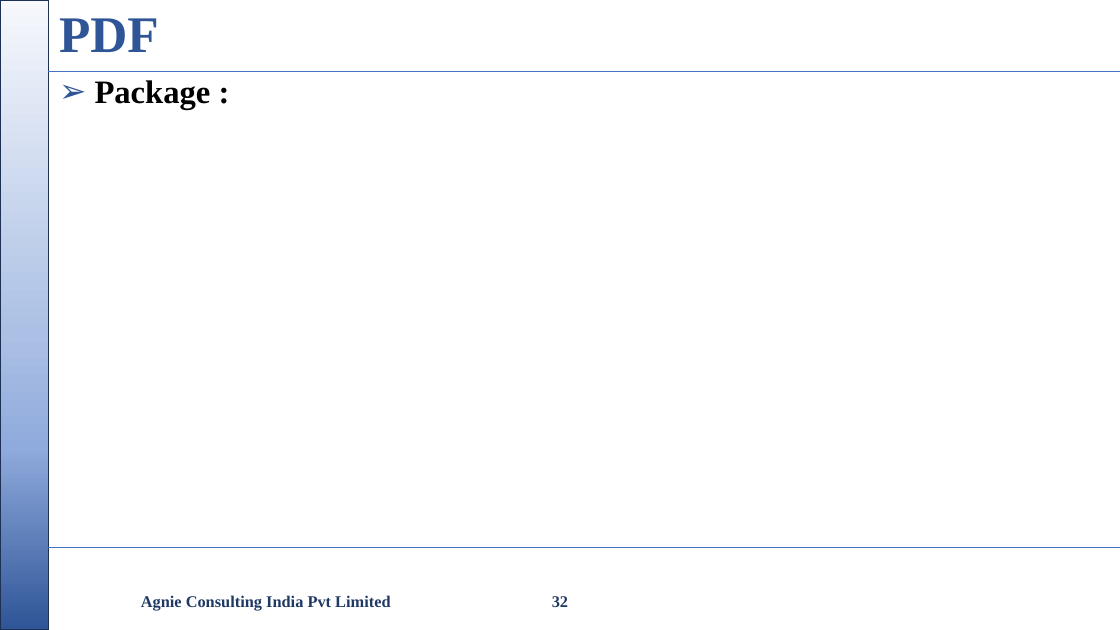
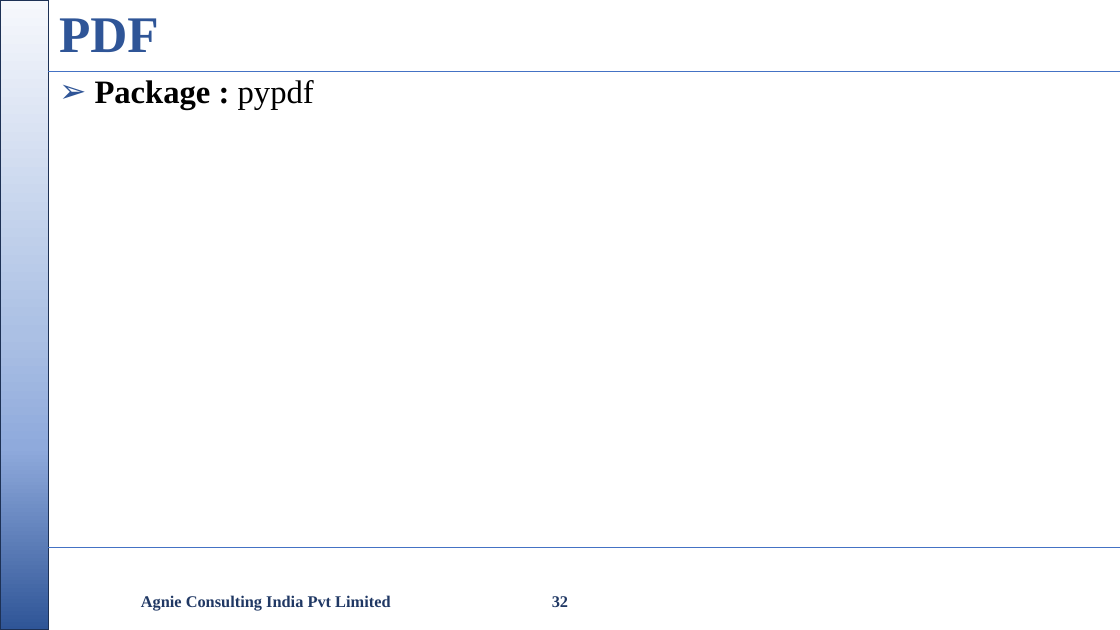
Before and after one commit to nikishdaniel1-del/Python-Cls, a slide deck: slide 32 of python class/Python Class.pptx. Drawn at 1120x630 pixels with LibreOffice and Linux fonts; fonts in the diff are those of the drawing; background and template pictures are left out. Boxes give left, top, right and bottom in pixels: in the first picture for what was removed or moved away, otherwise in the second. Text is boxed around its words. In the diff, an @@ line names an element or a change of style, - is before the commit and + after.

```diff
--- a/python class/Python Class.pptx
+++ b/python class/Python Class.pptx
@@ text at [95,80,314,110]: text changed @@
-➢ Package :
+➢ Package : pypdf
```
Also in this commit, not shown: 6 other slides changed, 4 other files.
